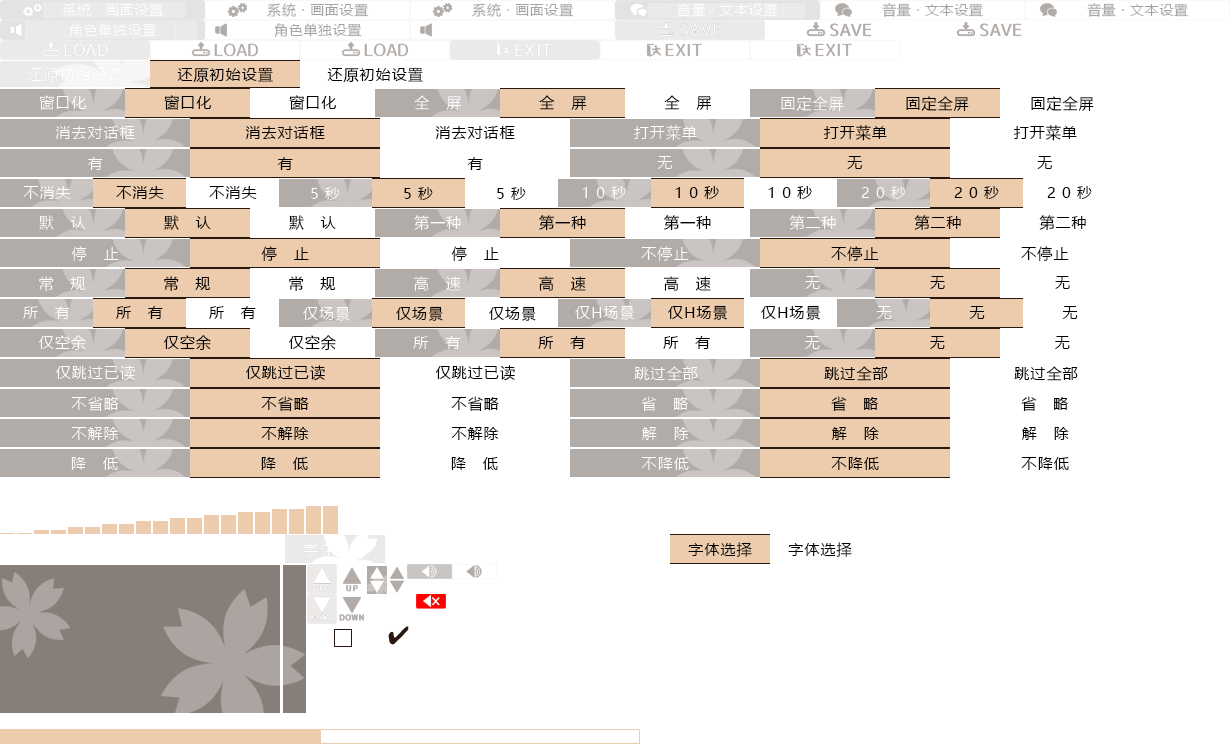
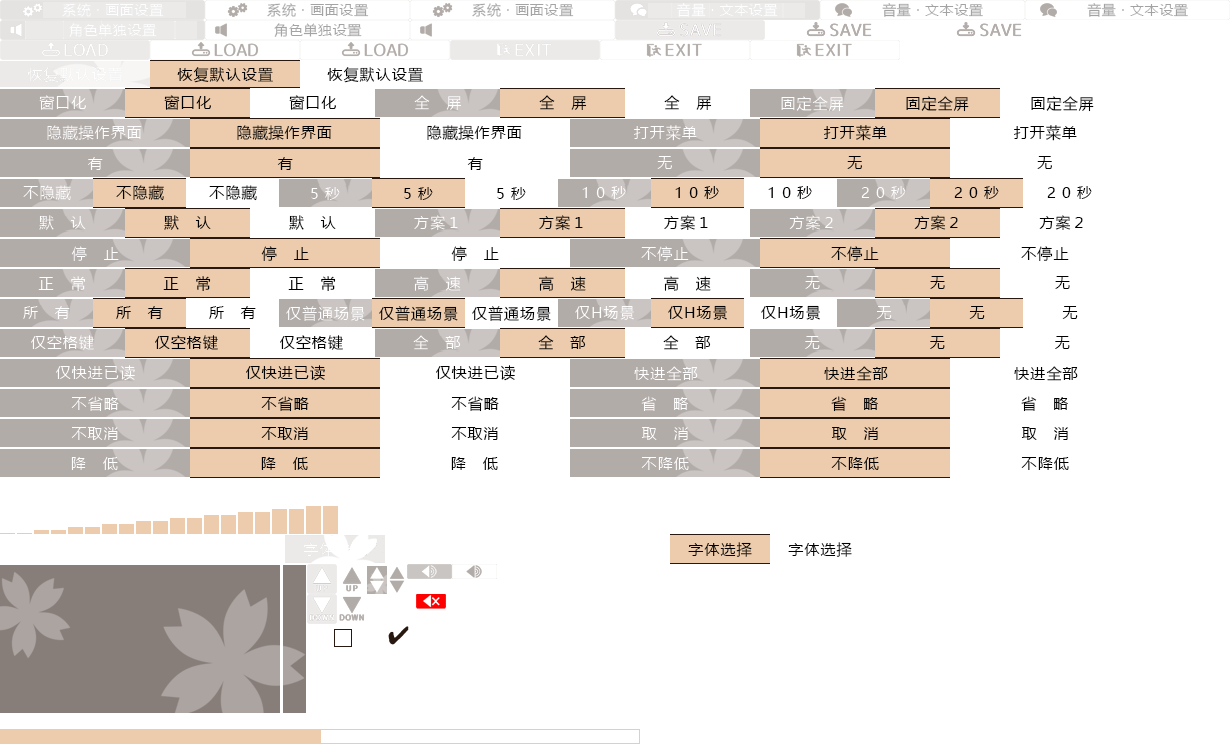
Two versions of the same layered image (1230×744). Layer-by-layer changes:
renamed "还原初始设置 拷贝 2" to "恢复默认设置", painted on it over [27, 67, 90, 83]
renamed "消去对话框 拷贝 2" to "隐藏操作界面", painted on it over [47, 125, 142, 140]
painted on "第一种 拷贝 2" over [414, 215, 461, 230]
painted on "第二种 拷贝 2" over [789, 215, 836, 230]
renamed "常 规 拷贝 2" to "正 常", painted on it over [38, 276, 85, 291]
painted on "仅场景 拷贝 2" over [286, 306, 365, 321]
renamed "仅空余 拷贝 2" to "仅空格键", painted on it over [31, 335, 94, 350]
painted on "所 有2 拷贝 2" over [413, 335, 460, 350]
renamed "还原初始设置 拷贝" to "恢复默认设置", painted on it over [177, 67, 241, 83]
renamed "消去对话框 拷贝" to "隐藏操作界面", painted on it over [237, 125, 332, 141]
painted on "第一种 拷贝" over [539, 215, 586, 231]
painted on "第二种 拷贝" over [914, 215, 961, 230]
renamed "常 规 拷贝" to "正 常", painted on it over [163, 276, 211, 291]
painted on "仅场景 拷贝" over [379, 306, 458, 321]
renamed "仅空余 拷贝" to "仅空格键", painted on it over [155, 335, 218, 351]
painted on "所 有2 拷贝 1" over [538, 335, 586, 350]
renamed "还原初始设置" to "恢复默认设置", painted on it over [327, 67, 391, 83]
renamed "消去对话框" to "隐藏操作界面", painted on it over [427, 125, 522, 141]
painted on "第一种" over [664, 215, 711, 231]
painted on "第二种" over [1039, 215, 1086, 230]
renamed "常 规" to "正 常", painted on it over [288, 276, 336, 291]
painted on "仅场景" over [472, 306, 551, 321]
renamed "仅空余" to "仅空格键", painted on it over [280, 335, 343, 351]
painted on "所 有2" over [663, 335, 711, 350]
…and 15 more changes (15 painted, 9 renamed)